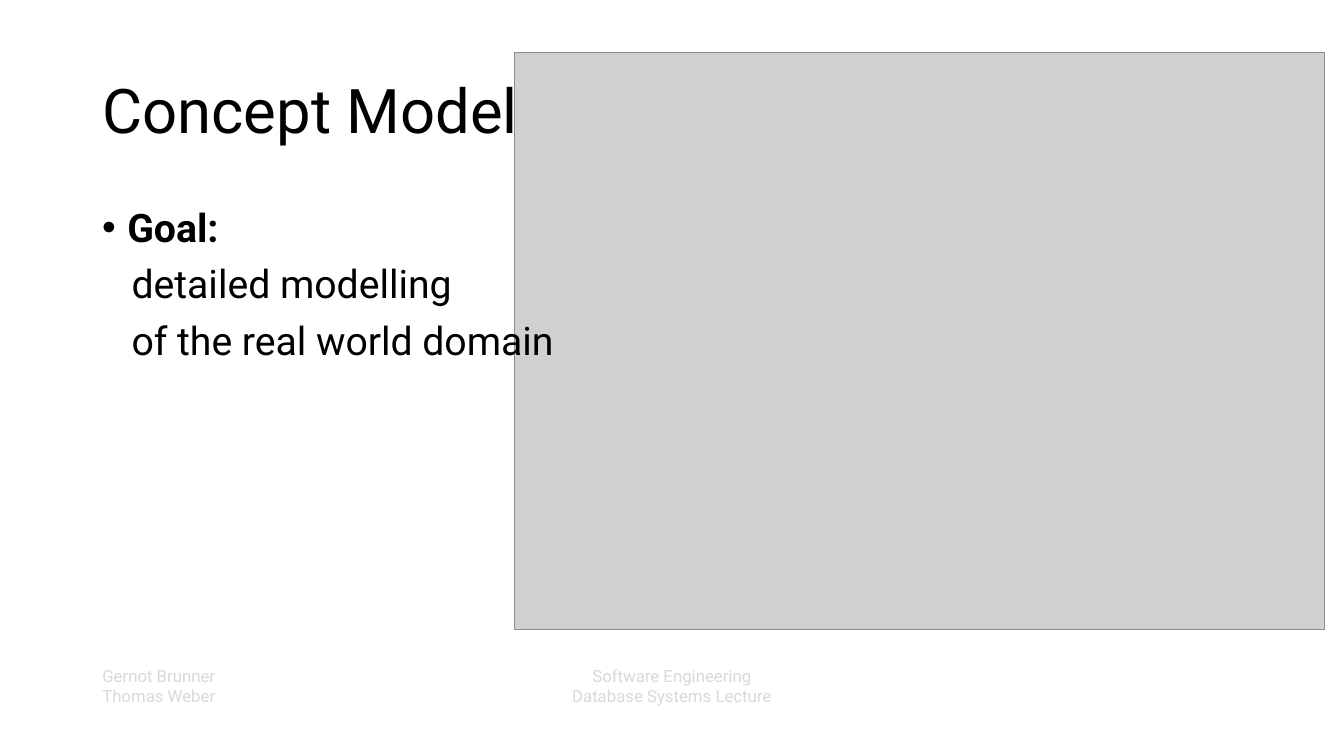
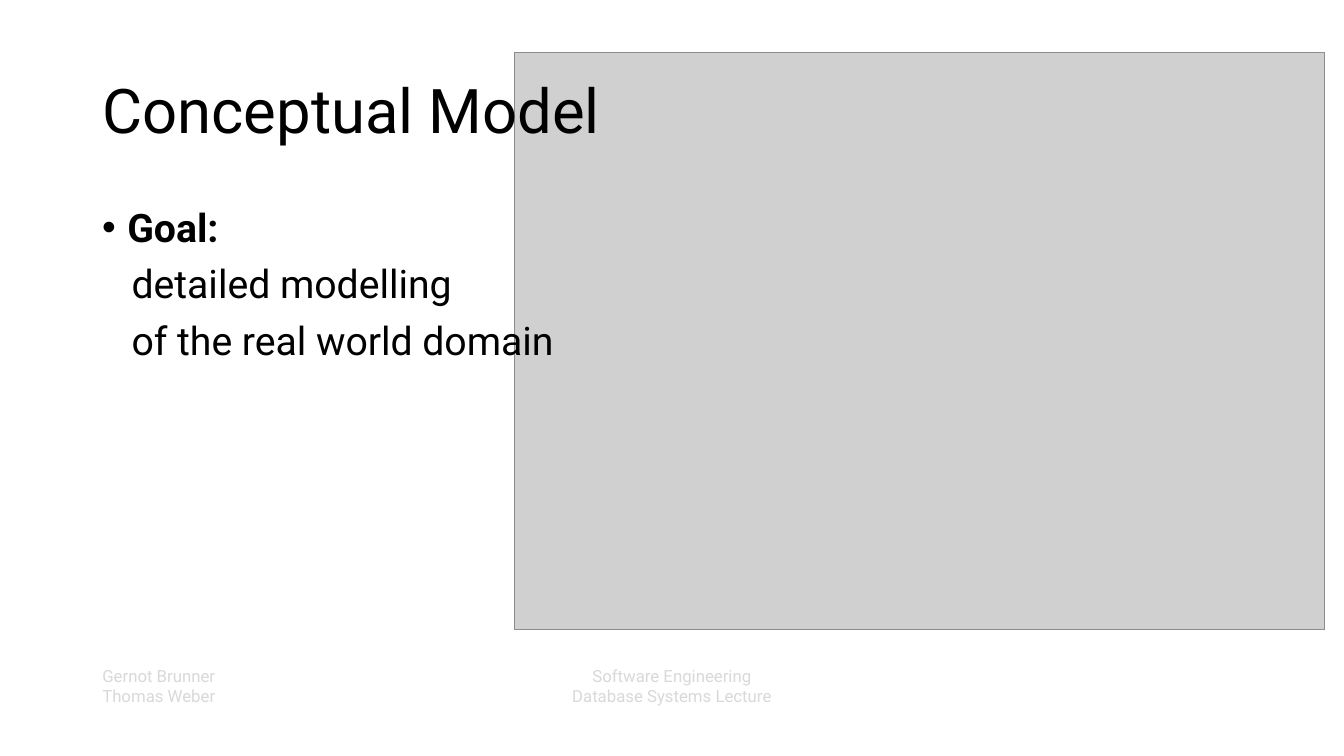
Before and after one commit to elordin/dbs, a slide deck: slide 5 of slides.pptx (slide 3 before the commit). Drawn at 1344x756 pixels with LibreOffice and Linux fonts; fonts in the diff are those of the drawing; grey boxes stand for pictures; background and template pictures are left out. Boxes give left, top, right and bottom in pixels: in the first picture for what was removed or moved away, otherwise in the second. Text is boxed around its words. In the diff, an @@ line names an element or a change of style, - is before the commit and + after.

```diff
--- a/slides.pptx
+++ b/slides.pptx
@@ title at box(102, 77, 600, 148): text changed @@
-Concept Model
+Conceptual Model
```
Also in this commit, not shown: 7 other slides changed, 12 slides added, 1 slide removed.
